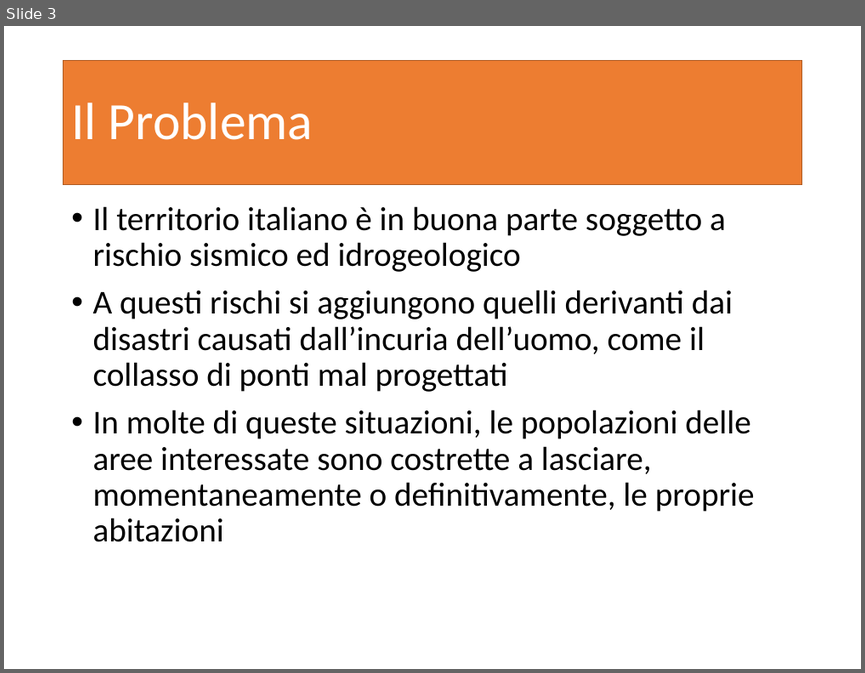
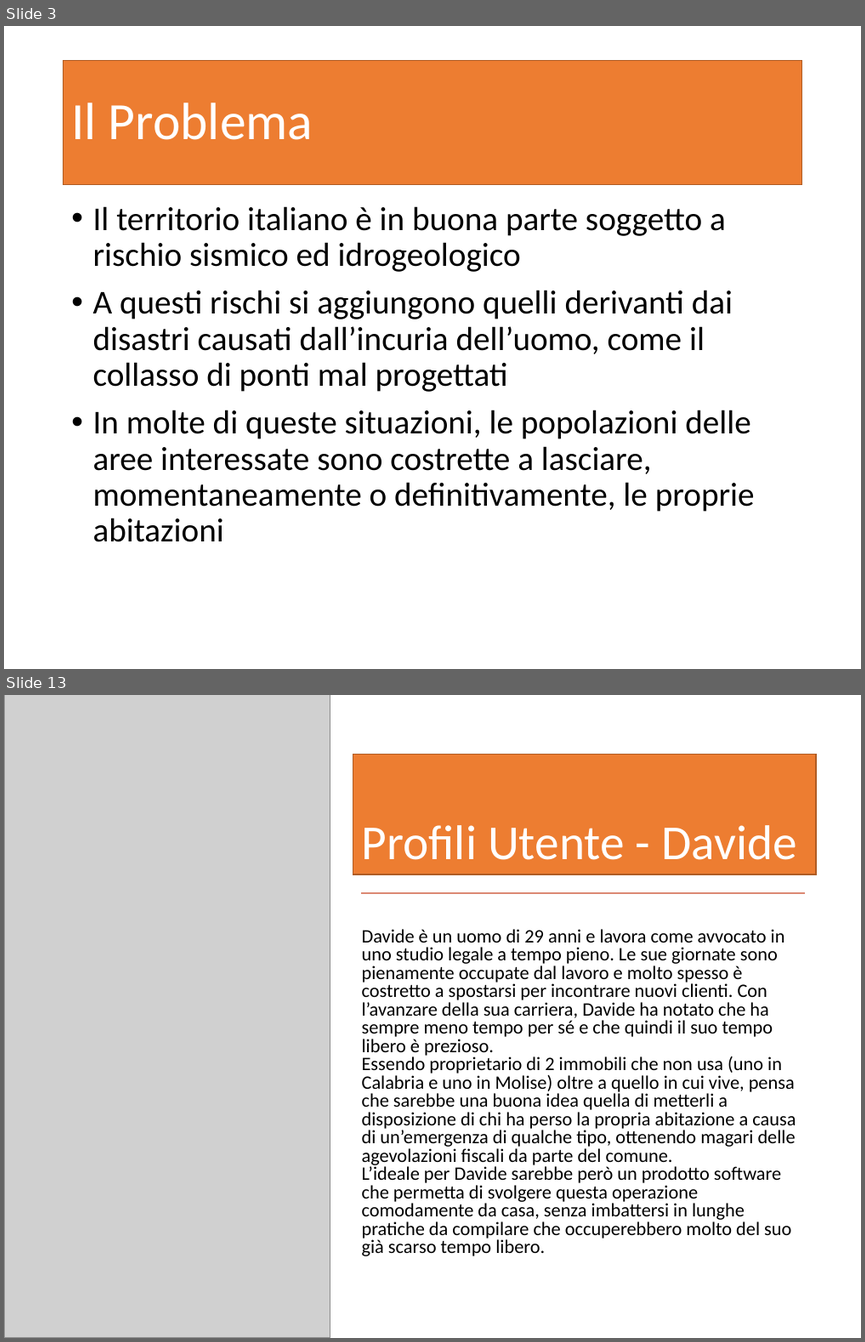
Before and after one commit to garjilius/ShareMyHouse, a slide deck: Documentazione/PresentazioneShareMyHouse.pptx. Shown one above the other, each under a label of ours: slide 3 before the commit, slides 3 and 13 after it; the slides between them are not shown. The pictures are 865x673 and 865x1342 pixels, drawn with LibreOffice and Linux fonts; fonts in the diff are those of the drawing; grey boxes stand for pictures. Boxes give left, top, right and bottom in pixels: in the first picture for what was removed or moved away, otherwise in the second. Text is boxed around its words. In the diff, an @@ line names an element or a change of style, - is before the commit and + after.

Commit message:
Parte di Analisi del Problema nella presentazione

```diff
--- a/Documentazione/PresentazioneShareMyHouse.pptx
+++ b/Documentazione/PresentazioneShareMyHouse.pptx
@@ slide 13 added at <box>4,695,861,1338</box>, background #FFFFFF @@
@@ picture added at <box>4,695,330,1338</box> @@
@@ title added at <box>352,755,816,875</box>, fill #ED7D31, outline #AF5C24 1 pt, 41 pt, text #FFFFFF @@
+Profili Utente - Davide
@@ line added from (361, 893) to (804, 893), #DB8973 1.5 pt @@
@@ text added at <box>362,929,795,1256</box>, 16 pt, text #000000 @@
+Davide è un uomo di 29 anni e lavora come avvocato in uno studio legale a tempo pieno. Le sue giornate sono pienamente occupate dal lavoro e molto spesso è costretto a spostarsi per incontrare nuovi clienti. Con l’avanzare della sua carriera, Davide ha notato che ha sempre meno tempo per sé e che quindi il suo tempo libero è prezioso.
+Essendo proprietario di 2 immobili che non usa (uno in Calabria e uno in Molise) oltre a quello in cui vive, pensa che sarebbe una buona idea quella di metterli a disposizione di chi ha perso la propria abitazione a causa di un’emergenza di qualche tipo, ottenendo magari delle agevolazioni fiscali da parte del comune.
+L’ideale per Davide sarebbe però un prodotto software che permetta di svolgere questa operazione comodamente da casa, senza imbattersi in lunghe pratiche da compilare che occuperebbero molto del suo già scarso tempo libero.
```
Also in this commit, not shown: 1 slide changed, 15 other slides added, 2 other files.
